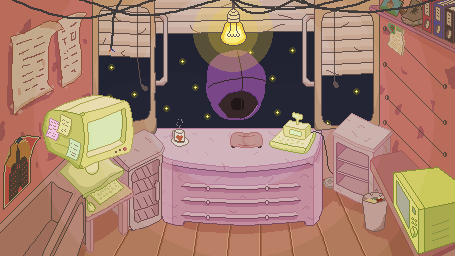
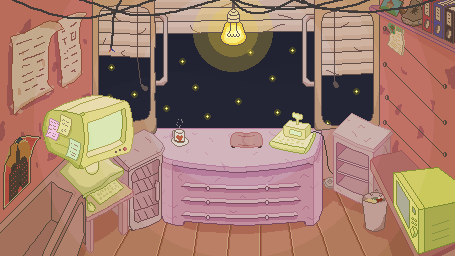
Layer changes from the first w=455, h=256 image to the second:
hid group "customer 9" (2 layers) over [206, 50, 271, 120]
